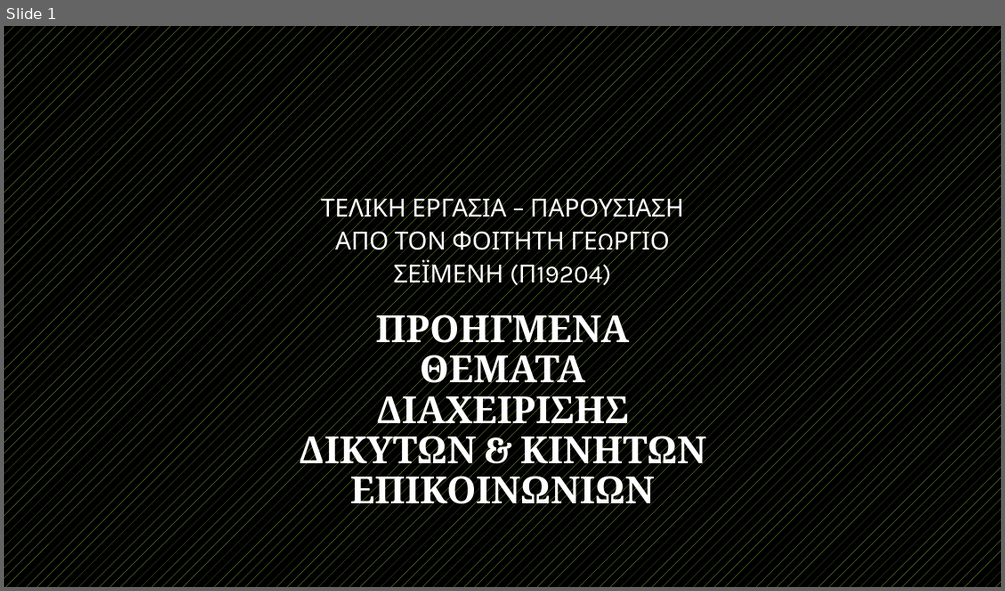
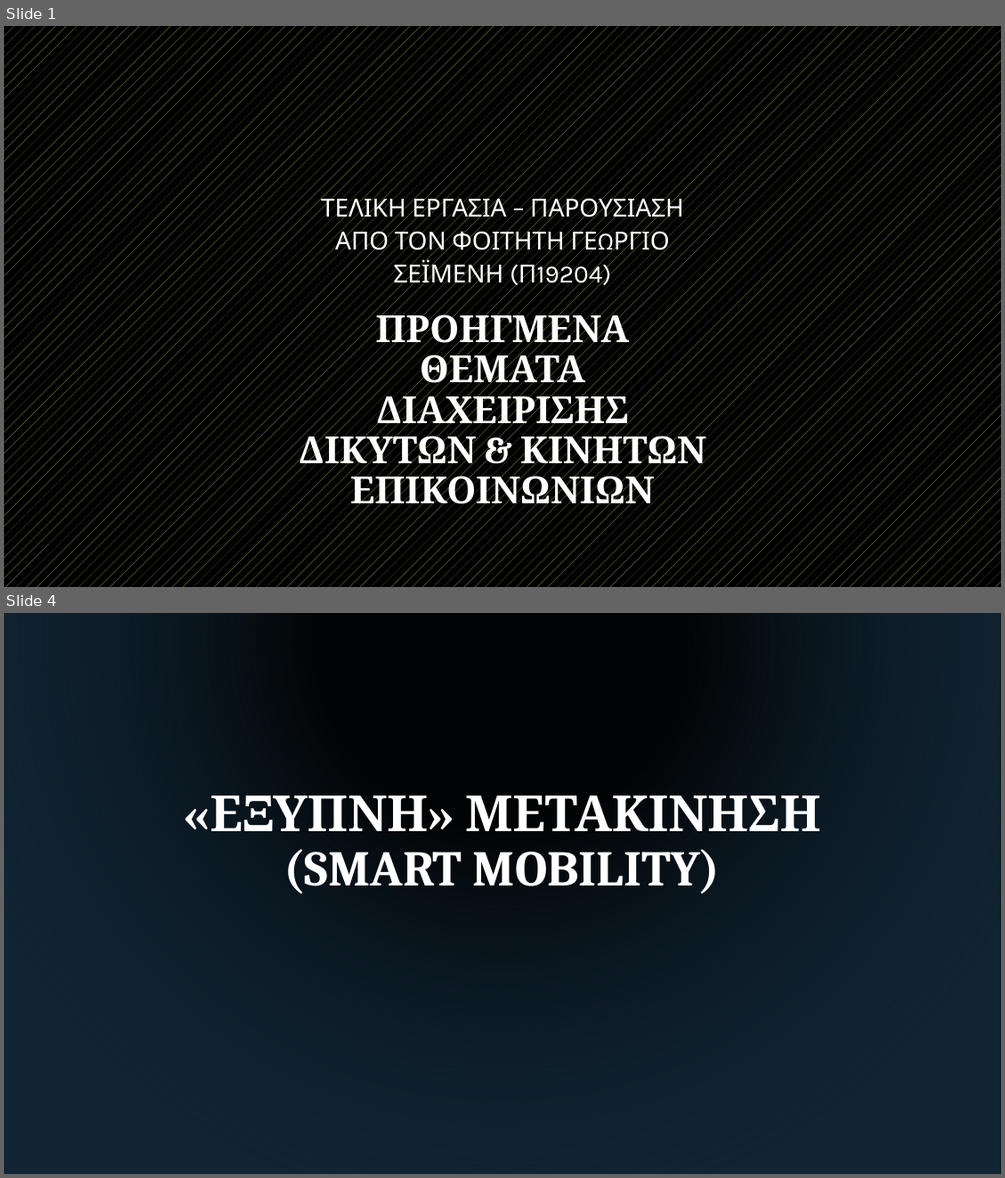
Before and after one commit to GeorgeMC2610/Contiki-Cooja-Simulations, a slide deck: final/p19204.pptx. Shown one above the other, each under a label of ours: slide 1 before the commit, slides 1 and 4 after it; the slides between them are not shown. The pictures are 1005x591 and 1005x1178 pixels, drawn with LibreOffice and Linux fonts; fonts in the diff are those of the drawing; background and template pictures are left out. Boxes give left, top, right and bottom in pixels: in the first picture for what was removed or moved away, otherwise in the second. Text is boxed around its words. In the diff, an @@ line names an element or a change of style, - is before the commit and + after.

```diff
--- a/final/p19204.pptx
+++ b/final/p19204.pptx
@@ slide 4 added at (4,613,1001,1174), background picture (left out) @@
@@ rectangle added at (4,613,1001,1174), fill gradient #1F445F to #112433 @@
@@ title added at (210,795,820,893), 48 pt, text #FFFFFF, bold @@
+«ΕΞΥΠΝΗ» ΜΕΤΑΚΙΝΗΣΗ (SMART MOBILITY)
```
Also in this commit, not shown: 2 slides changed, 1 other file.
